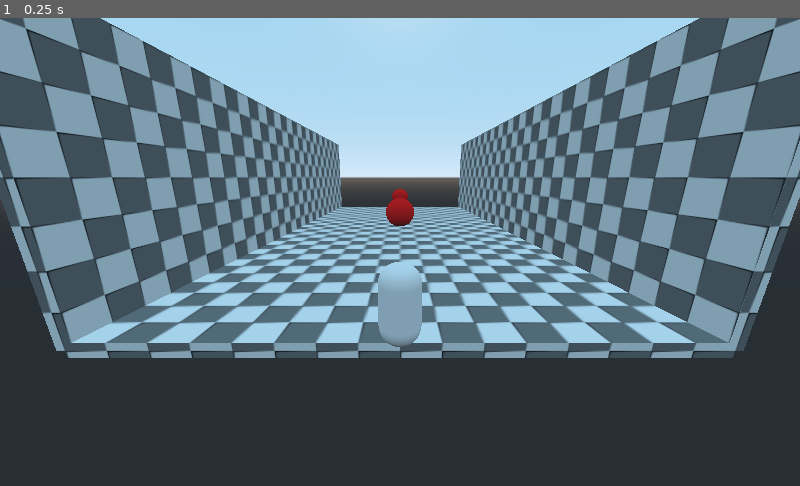
Above: before the commit, frame 1.
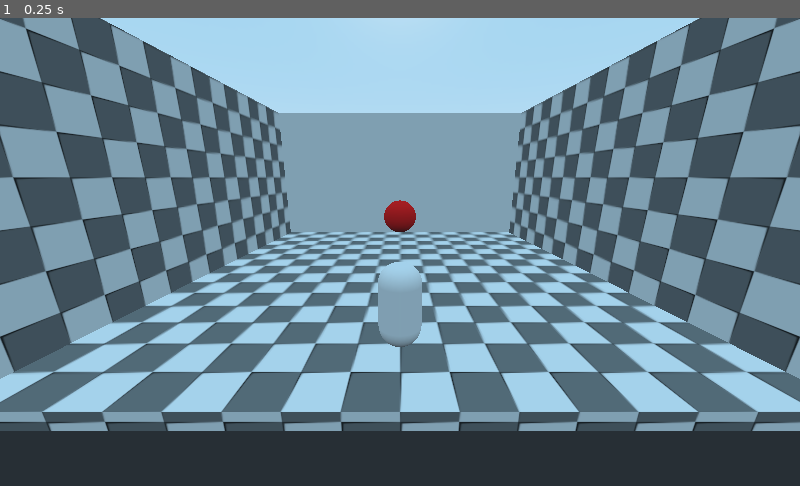
Above: after the commit, the same moment.

Repository: hellocld/bgsjam-xviii
Game: Godot game, scene res://Scenes/AAA_Primary/HallwayManager/HallwayManager.tscn
Two runs of this game, one before a commit and one after it. Both use one fixed random seed, a clock stepped at 60 frames per second and the inputs below. The project has no main scene, so this scene is started directly.
Inputs:
- Up to frame 1 (0.25 s): no input

The runs differ from the first frame. In frame 1, 27% of the frame differs, in the area x 0-100%, y 20-89%.

Commit message:
Proper event signaling/transitions

Diff:
--- a/Autoloads/EventBus/EventBus.gd
+++ b/Autoloads/EventBus/EventBus.gd
@@ -7,3 +7,6 @@
 signal game_start()
 
 signal hall_start()
+
+signal hall_transtion_start()
+signal hall_transiton_end()
--- a/Autoloads/GameManager/GameManager.gd
+++ b/Autoloads/GameManager/GameManager.gd
@@ -2,7 +2,15 @@
 
 
 var gravity = Vector3(0, -0.4, 0)
+var in_hall_transition := false
+
+func _ready() -> void:
+	EventBus.connect("hall_completed", self, "_on_hall_completed")
+	EventBus.connect("hall_start", self, "_on_hall_start")
+
+func _on_hall_completed() -> void:
+	in_hall_transition = true
 
 
-func _ready() -> void:
-	pass
+func _on_hall_start() -> void:
+	in_hall_transition = false
--- a/Scenes/AAA_Primary/HallwayManager/HallwayManager.gd
+++ b/Scenes/AAA_Primary/HallwayManager/HallwayManager.gd
@@ -12,7 +12,7 @@
 
 
 func _ready() -> void:
-	EventBus.connect("hall_completed", self, "_on_hall_completed")
+	EventBus.connect("hall_transtion_start", self, "_on_hall_transition_start")
 	# Select/instance first and second hall tiles
 	var first = _instance_random_hallway()
 	set_active_hallway(first)
@@ -64,7 +64,7 @@
 	_completed_hallway = hallway
 
 
-func _on_hall_completed() -> void:
+func _on_hall_transition_start() -> void:
 	_completed_hallway = get_active_hallway()
 	set_active_hallway(_next_hallway)
 	set_next_hallway(_instance_random_hallway())
@@ -75,5 +75,6 @@
 	for child in $Hallways.get_children():
 		child.translate(Vector3.BACK * delta * Hall_Transition_Speed)
 	if get_active_hallway().global_transform.origin.z >= 0:
+		EventBus.emit_signal("hall_transiton_end")
 		_transitioning = false
 		get_completed_hallway().queue_free()
--- a/Scenes/Creatures/Enemies/HallCompleteSwitch/HallCompleteSwitch.gd
+++ b/Scenes/Creatures/Enemies/HallCompleteSwitch/HallCompleteSwitch.gd
@@ -1,6 +1,12 @@
 extends BaseCreature
+
+signal switch_destroyed()
+
+
+export(NodePath) var Hallway_Path : NodePath
 
 
 func _on_Health_killed() -> void:
+	emit_signal("switch_destroyed")
 	EventBus.emit_signal("hall_completed")
 	queue_free()
--- a/Scenes/Creatures/Player/PlayerCreature.gd
+++ b/Scenes/Creatures/Player/PlayerCreature.gd
@@ -11,12 +11,14 @@
 
 
 func _physics_process(_delta) -> void:
-	_handle_move_input()
-	if Input.is_action_pressed("gm_shoot") && weapon:
-		weapon.fire()
+	if !GameManager.in_hall_transition:
+		_handle_player_input()
+	else:
+		velocity.x = 0
 
 
-func _handle_move_input() -> void:
+
+func _handle_player_input() -> void:
 	velocity.x = 0
 	if Input.is_action_pressed("gm_move_left"):
 		velocity.x = -Move_Speed
@@ -25,7 +27,8 @@
 	if Input.is_action_just_pressed("gm_jump") && grounded:
 		velocity.y += Jump_Force
 		grounded = false
-
+	if Input.is_action_pressed("gm_shoot") && weapon:
+		weapon.fire()
 
 
 
--- a/Scenes/Hallways/AAA_Baseline/BaseHallway.gd
+++ b/Scenes/Hallways/AAA_Baseline/BaseHallway.gd
@@ -4,3 +4,7 @@
 
 func get_next_hall_connector() -> Transform:
 	return $NextHallConnector.global_transform
+
+
+func hall_ready_to_transition() -> void:
+	EventBus.emit_signal("hall_transtion_start")
--- /dev/null
+++ b/Scenes/Hallways/TestHallway/Autostarter.gd
@@ -0,0 +1,10 @@
+extends Node
+
+export(NodePath) var Hallway_Path
+
+func _ready() -> void:
+	EventBus.connect("hall_transiton_end", self, "_on_hall_transition_end")
+
+
+func _on_hall_transition_end() -> void:
+	EventBus.emit_signal("hall_start")
--- /dev/null
+++ b/Scenes/Hallways/TestHallway/Door.gd
@@ -0,0 +1,15 @@
+extends Spatial
+
+signal door_open()
+
+
+func _ready() -> void:
+	EventBus.connect("hall_completed", self, "_on_hall_completed")
+
+
+func _on_door_is_opened() -> void:
+	emit_signal("door_open")
+
+
+func _on_HallCompleteSwitch_switch_destroyed():
+	$AnimationPlayer.play("OpenDoor")
--- /dev/null
+++ b/Scenes/Hallways/TestHallway/Door.tscn
@@ -0,0 +1,45 @@
+[gd_scene load_steps=4 format=2]
+
+[ext_resource path="res://Scenes/Hallways/TestHallway/Door.gd" type="Script" id=1]
+[ext_resource path="res://Scenes/Hallways/TestHallway/DoorMesh.gd" type="Script" id=2]
+
+[sub_resource type="Animation" id=1]
+resource_name = "OpenDoor"
+length = 3.0
+tracks/0/type = "transform"
+tracks/0/path = NodePath("Door/DoorMesh")
+tracks/0/interp = 1
+tracks/0/loop_wrap = true
+tracks/0/imported = false
+tracks/0/enabled = true
+tracks/0/keys = PoolRealArray( 0, 1, 0, 2, -7, 0, 0, 0, 1, 1, 1, 1, 3, 1, 0, -2, -7, 0, 0, 0, 1, 1, 1, 1 )
+tracks/1/type = "method"
+tracks/1/path = NodePath("Door")
+tracks/1/interp = 1
+tracks/1/loop_wrap = true
+tracks/1/imported = false
+tracks/1/enabled = true
+tracks/1/keys = {
+"times": PoolRealArray( 3 ),
+"transitions": PoolRealArray( 1 ),
+"values": [ {
+"args": [  ],
+"method": "_on_door_is_opened"
+} ]
+}
+
+[node name="Door" type="Spatial"]
+script = ExtResource( 1 )
+
+[node name="DoorMesh" type="CSGBox" parent="."]
+transform = Transform( 1, 0, 0, 0, 1, 0, 0, 0, 1, 0, 2, -7 )
+use_collision = true
+collision_mask = 25
+width = 8.0
+height = 4.0
+depth = 0.2
+script = ExtResource( 2 )
+
+[node name="AnimationPlayer" type="AnimationPlayer" parent="."]
+root_node = NodePath("../..")
+anims/OpenDoor = SubResource( 1 )
--- /dev/null
+++ b/Scenes/Hallways/TestHallway/DoorMesh.gd
@@ -0,0 +1,4 @@
+extends CSGBox
+
+
+var Impact_Damage := 999999
--- a/Scenes/Hallways/TestHallway/TestHallway.tscn
+++ b/Scenes/Hallways/TestHallway/TestHallway.tscn
@@ -1,8 +1,10 @@
-[gd_scene load_steps=5 format=2]
+[gd_scene load_steps=7 format=2]
 
 [ext_resource path="res://Textures/AAA_Util/checker.svg" type="Texture" id=1]
 [ext_resource path="res://Scenes/Hallways/AAA_Baseline/BaseHallway.tscn" type="PackedScene" id=2]
 [ext_resource path="res://Scenes/Creatures/Enemies/HallCompleteSwitch/HallCompleteSwitch.tscn" type="PackedScene" id=3]
+[ext_resource path="res://Scenes/Hallways/TestHallway/Door.tscn" type="PackedScene" id=4]
+[ext_resource path="res://Scenes/Hallways/TestHallway/Autostarter.gd" type="Script" id=5]
 
 [sub_resource type="SpatialMaterial" id=1]
 albedo_texture = ExtResource( 1 )
@@ -11,10 +13,10 @@
 [node name="TestHallway" instance=ExtResource( 2 )]
 
 [node name="NextHallConnector" parent="." index="0"]
-transform = Transform( 1, 0, 0, 0, 1, 0, 0, 0, 1, 0, 0, -8 )
+transform = Transform( 1, 0, 0, 0, 1, 0, 0, 0, 1, 0, 0, -7 )
 
 [node name="Bounds" type="CSGCombiner" parent="." index="1"]
-transform = Transform( 1, 0, 0, 0, 1, 0, 0, 0, 1, 0, 0, 0.5 )
+transform = Transform( 1, 0, 0, 0, 1, 0, 0, 0, 1, 0, 0, 1.5 )
 material_override = SubResource( 1 )
 use_collision = true
 
@@ -37,4 +39,14 @@
 depth = 8.0
 
 [node name="HallCompleteSwitch" parent="." index="2" instance=ExtResource( 3 )]
-transform = Transform( 1, 0, 0, 0, 1, 0, 0, 0, 1, 0, 0.8, -7 )
+transform = Transform( 1, 0, 0, 0, 1, 0, 0, 0, 1, 0, 0.8, -5.9 )
+Hallway_Path = NodePath("..")
+
+[node name="Door" parent="." index="3" instance=ExtResource( 4 )]
+
+[node name="Autostarter" type="Node" parent="." index="4"]
+script = ExtResource( 5 )
+Hallway_Path = NodePath("..")
+
+[connection signal="switch_destroyed" from="HallCompleteSwitch" to="Door" method="_on_HallCompleteSwitch_switch_destroyed"]
+[connection signal="door_open" from="Door" to="." method="hall_ready_to_transition"]
